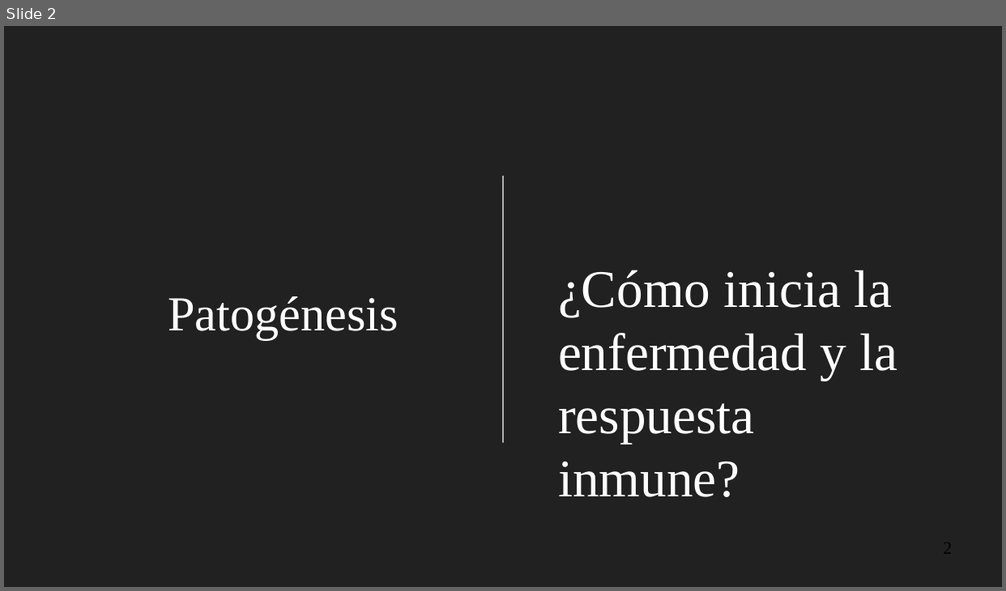
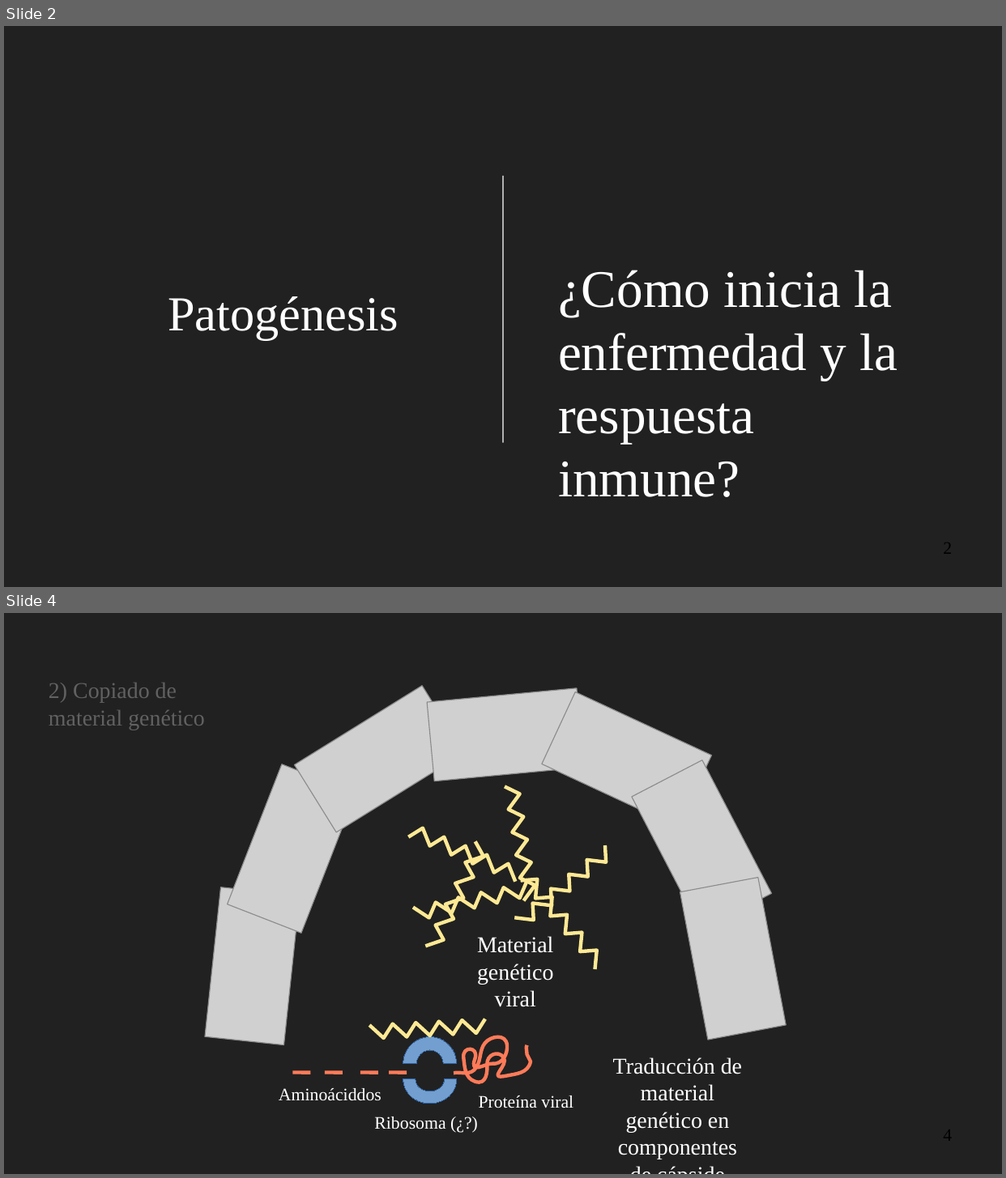
Before and after one commit to gerardommc/Medicina-Cons, a slide deck: Inmuno_III.odp. Shown one above the other, each under a label of ours: slide 2 before the commit, slides 2 and 4 after it; the slides between them are not shown. The pictures are 1006x591 and 1006x1178 pixels, drawn with LibreOffice and Linux fonts; fonts in the diff are those of the drawing; grey boxes stand for pictures. Boxes give left, top, right and bottom in pixels: in the first picture for what was removed or moved away, otherwise in the second. Text is boxed around its words. In the diff, an @@ line names an element or a change of style, - is before the commit and + after.

```diff
--- a/Inmuno_III.odp
+++ b/Inmuno_III.odp
@@ slide 4 added at (x1=4, y1=613, x2=1002, y2=1174), background #212121 @@
@@ text added at (x1=49, y1=683, x2=205, y2=730), 18 pt, text #616161 @@
+2) Copiado de material genético
@@ picture added at (x1=294, y1=685, x2=464, y2=833) @@
@@ picture added at (x1=427, y1=688, x2=584, y2=781) @@
@@ picture added at (x1=542, y1=692, x2=712, y2=828) @@
@@ picture added at (x1=228, y1=764, x2=356, y2=934) @@
@@ picture added at (x1=632, y1=760, x2=772, y2=931) @@
@@ freeform shape added at (x1=505, y1=787, x2=535, y2=901), outline #FFE994 2.83 pt @@
@@ freeform shape added at (x1=409, y1=828, x2=516, y2=882), outline #FFE994 2.83 pt @@
@@ freeform shape added at (x1=426, y1=842, x2=484, y2=948), outline #FFE994 2.83 pt @@
@@ freeform shape added at (x1=515, y1=845, x2=606, y2=920), outline #FFE994 2.83 pt @@
@@ freeform shape added at (x1=521, y1=879, x2=597, y2=969), outline #FFE994 2.83 pt @@
@@ picture added at (x1=680, y1=878, x2=786, y2=1040) @@
@@ picture added at (x1=205, y1=888, x2=300, y2=1046) @@
@@ freeform shape added at (x1=413, y1=883, x2=526, y2=918), outline #FFE994 2.83 pt @@
@@ text added at (x1=477, y1=936, x2=553, y2=1007), 18 pt, text #FFFFFF @@
+Material genético viral
@@ freeform shape added at (x1=370, y1=1020, x2=486, y2=1038), outline #FFE994 2.83 pt @@
@@ arch (boxed as its full ring) added at (x1=403, y1=1037, x2=457, y2=1091), fill #729FCF, outline #3465A4 0 pt @@
@@ freeform shape added at (x1=454, y1=1037, x2=531, y2=1083), outline #FF7B59 2.83 pt @@
@@ line added from (293, 1073) to (311, 1073), #FF7B59 2.83 pt @@
@@ line added from (325, 1073) to (343, 1073), #FF7B59 2.83 pt @@
@@ line added from (360, 1073) to (378, 1073), #FF7B59 2.83 pt @@
@@ line added from (389, 1073) to (407, 1073), #FF7B59 2.83 pt @@
@@ arch (boxed as its full ring) added at (x1=403, y1=1055, x2=457, y2=1104), fill #729FCF, outline #3465A4 0 pt @@
@@ text added at (x1=613, y1=1058, x2=742, y2=1160), 18 pt, text #FFFFFF @@
+Traducción de material genético en componentes de cápside
@@ text added at (x1=279, y1=1088, x2=381, y2=1101), 14 pt, text #FFFFFF @@
+Aminoáciddos
@@ text added at (x1=479, y1=1096, x2=573, y2=1109), 14 pt, text #FFFFFF @@
+Proteína viral
@@ text added at (x1=374, y1=1117, x2=445, y2=1130), 14 pt, text #FFFFFF @@
+Ribosoma (¿?)
```
Also in this commit, not shown: 1 slide changed, 4 other slides added.
